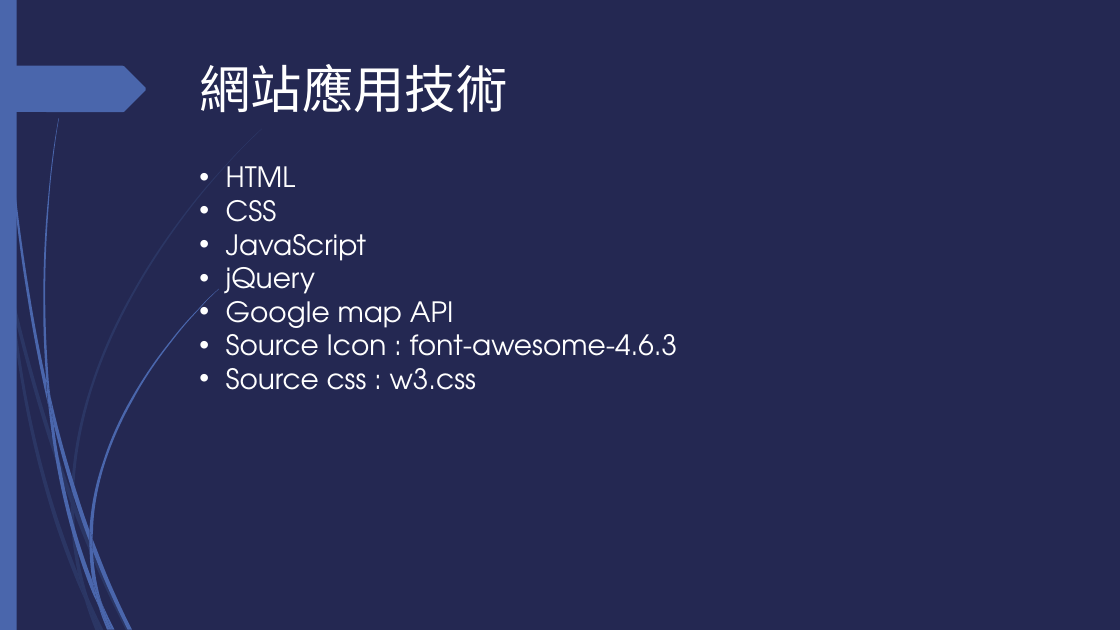
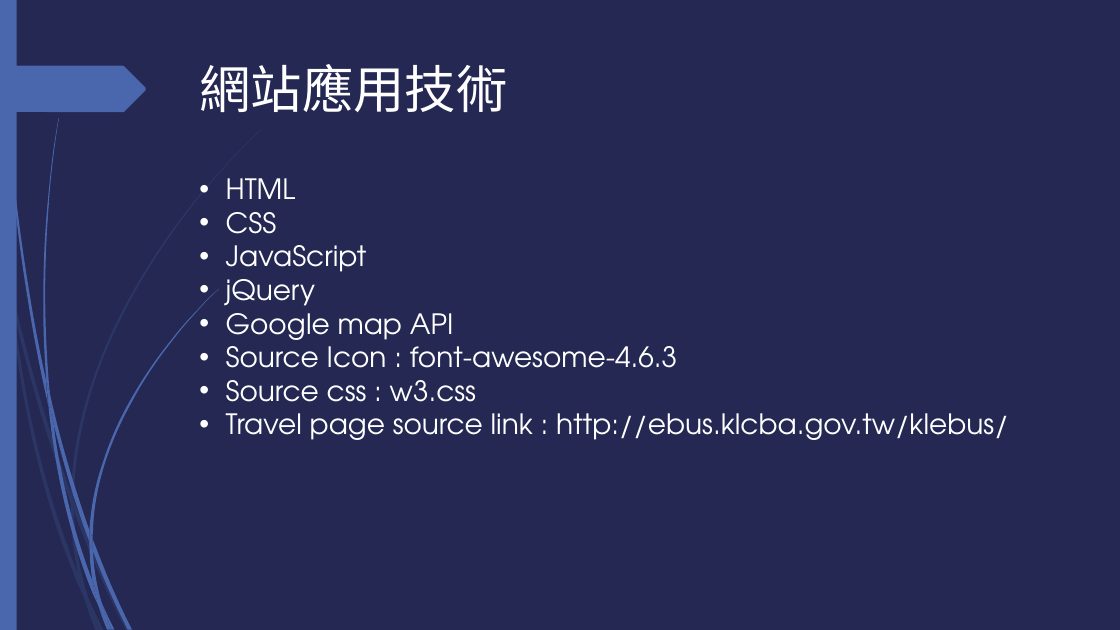
Before and after one commit to aaron850426/aaron850426.github.io, a slide deck: slide 11 of document.pptx. Drawn at 1120x630 pixels with LibreOffice and Linux fonts; fonts in the diff are those of the drawing. Boxes give left, top, right and bottom in pixels: in the first picture for what was removed or moved away, otherwise in the second. Text is boxed around its words. In the diff, an @@ line names an element or a change of style, - is before the commit and + after.

```diff
--- a/document.pptx
+++ b/document.pptx
@@ text "HTML": place and size @@
-text "HTML" at <box>226,166,677,390</box>
+text "HTML" at <box>226,178,1008,440</box>
@@ text at <box>226,413,1008,440</box>: paragraph added @@
+• Travel page source link : http://ebus.klcba.gov.tw/klebus/
```
Also in this commit, not shown: 1 other slide changed, 1 other file.
